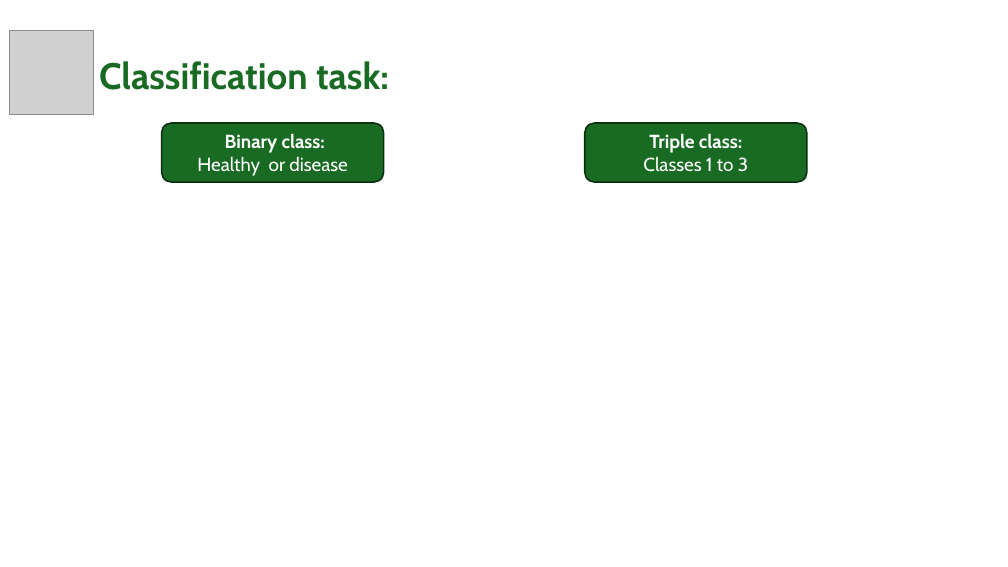
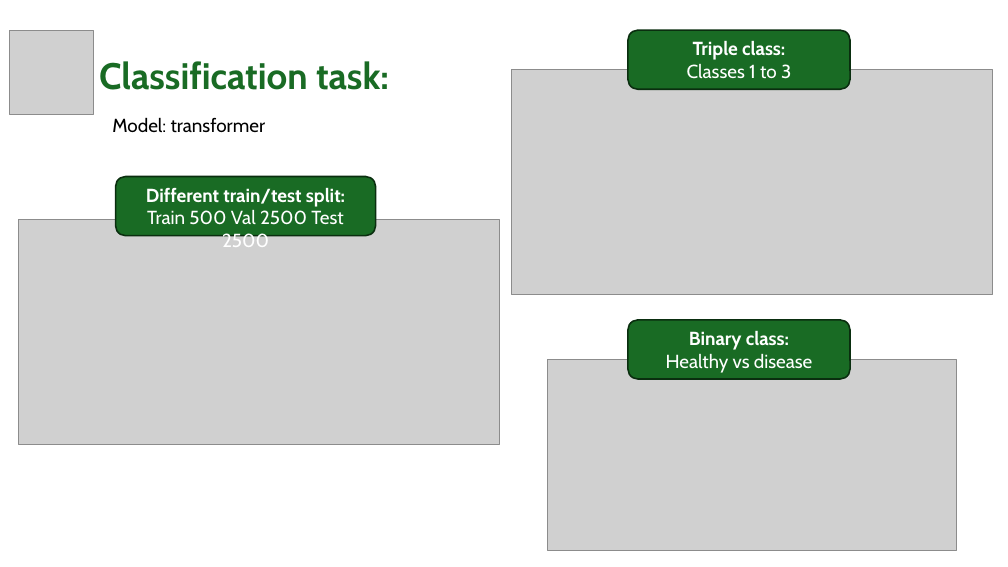
Before and after one commit to mariamiguelez/ecg500_summer_school, a slide deck: slide 7 of ECG_2_MMAV.pptx. Drawn at 1008x567 pixels with LibreOffice and Linux fonts; fonts in the diff are those of the drawing; grey boxes stand for pictures. Boxes give left, top, right and bottom in pixels: in the first picture for what was removed or moved away, otherwise in the second. Text is boxed around its words. In the diff, an @@ line names an element or a change of style, - is before the commit and + after.

Commit message:
add figs

```diff
--- a/ECG_2_MMAV.pptx
+++ b/ECG_2_MMAV.pptx
@@ rounded rectangle "Triple class:": place and size @@
-rounded rectangle "Triple class:" at [585,123,808,182]
+rounded rectangle "Triple class:" at [628,30,851,89]
@@ picture added at [511,70,992,294] @@
@@ text added at [112,117,266,133], 18 pt, text #000000 @@
+Model: transformer
@@ rounded rectangle added at [116,177,376,236], fill #196B24, outline #0B2F10 1.5 pt, 18 pt, text #FFFFFF, bold @@
+Different train/test split:
+Train 500 Val 2500 Test 2500
@@ picture added at [19,219,500,444] @@
@@ rounded rectangle "Binary class:": place and size @@
-rounded rectangle "Binary class:" at [162,123,384,182]
+rounded rectangle "Binary class:" at [628,320,851,379]
@@ picture added at [547,359,957,551] @@
@@ text in rounded rectangle at [666,354,813,373]: text changed @@
-Healthy or disease
+Healthy vs disease
```
